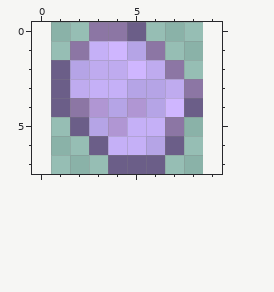
Edited in one commit: pixel-art sprite (Items/Materials/ChandriumOre.png). Above, as it was before the edit.
The file is 16x16 pixels, drawn in blocks of 2x2; one block is one cell here. The old version is drawn lined up with the new one, on the new canvas.
The same view after the edit:
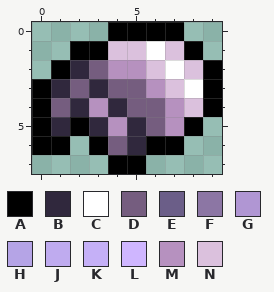
Palette (. is transparent): A #000000  B #30283d  C #ffffff  D #755d7f  E #6b5e88  F #8c76a4  G #b096d3  H #b5a4e6  J #bfabef  K #c5b0f7  L #cfb6ff  M #b691bf  N #dbc1dd
From old to new:
canvas 8x8 -> 10x8, the old top-left corner now at 1,0
Changed rows in their new state; - is an unchanged pixel.
first column x 0:
0 ---.AAAA--
1 --AANNCNA-
2 -ABDMMNCNA
3 ABDBDDMNCA
4 ADBMBDDMNA
5 ABABMBDMA-
6 AA-ADBAA--
7 ----AA.---
